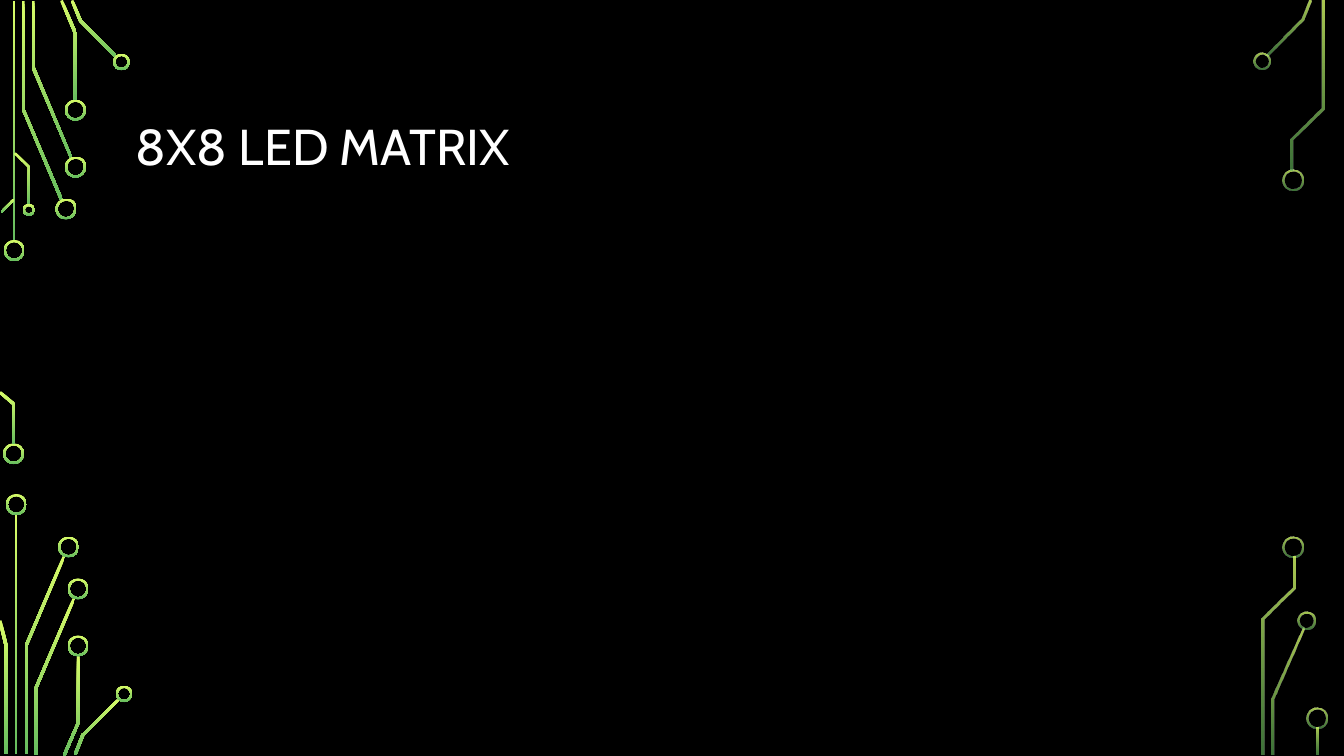
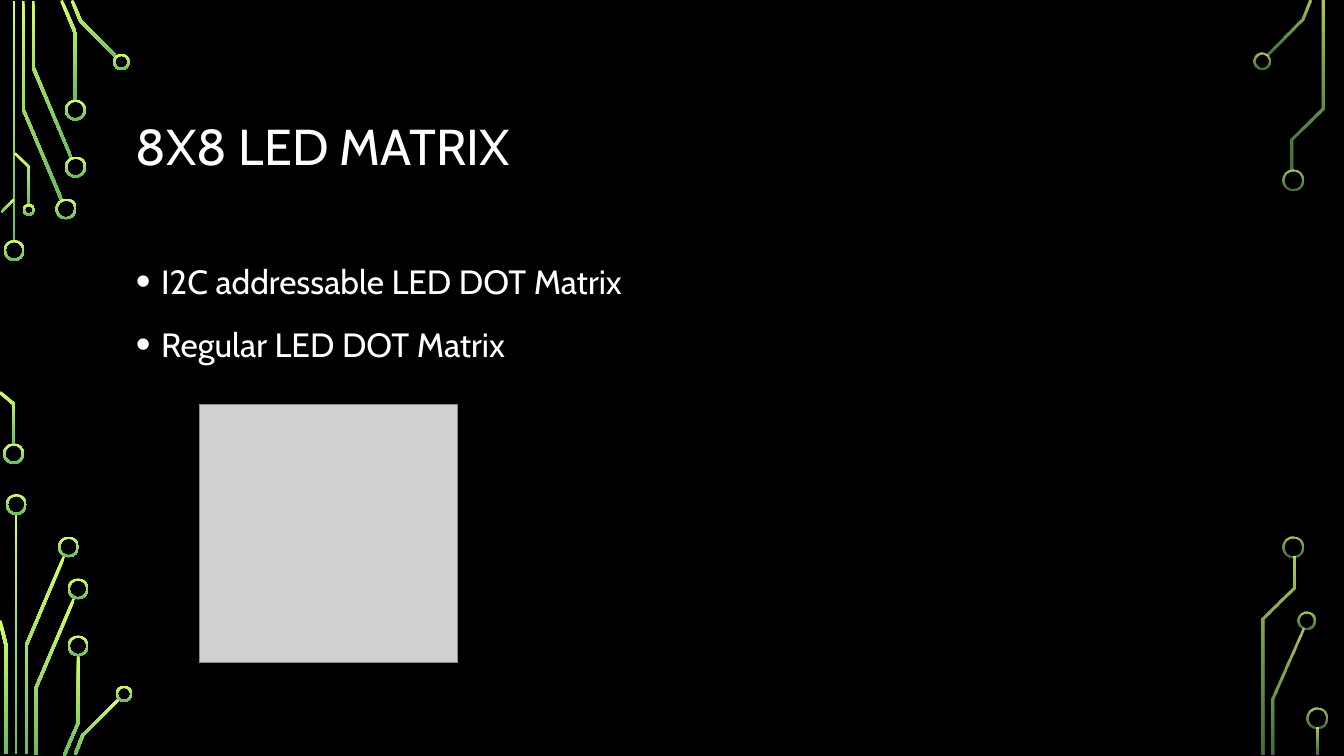
Before and after one commit to sikendershahid91/BitsPlease, a slide deck: slide 7 of doc/Files_to_Submit_A/presentation.pptx. Drawn at 1344x756 pixels with LibreOffice and Linux fonts; fonts in the diff are those of the drawing; grey boxes stand for pictures; background and template pictures are left out. Boxes give left, top, right and bottom in pixels: in the first picture for what was removed or moved away, otherwise in the second. Text is boxed around its words. In the diff, an @@ line names an element or a change of style, - is before the commit and + after.

Commit message:
Presentation Changes

```diff
--- a/doc/Files_to_Submit_A/presentation.pptx
+++ b/doc/Files_to_Submit_A/presentation.pptx
@@ text added at [161,268,622,365], 24 pt, text #FFFFFF @@
+• I2C addressable LED DOT Matrix
+• Regular LED DOT Matrix
@@ picture added at [200,404,458,662] @@
```
Also in this commit, not shown: 1 other slide changed.
